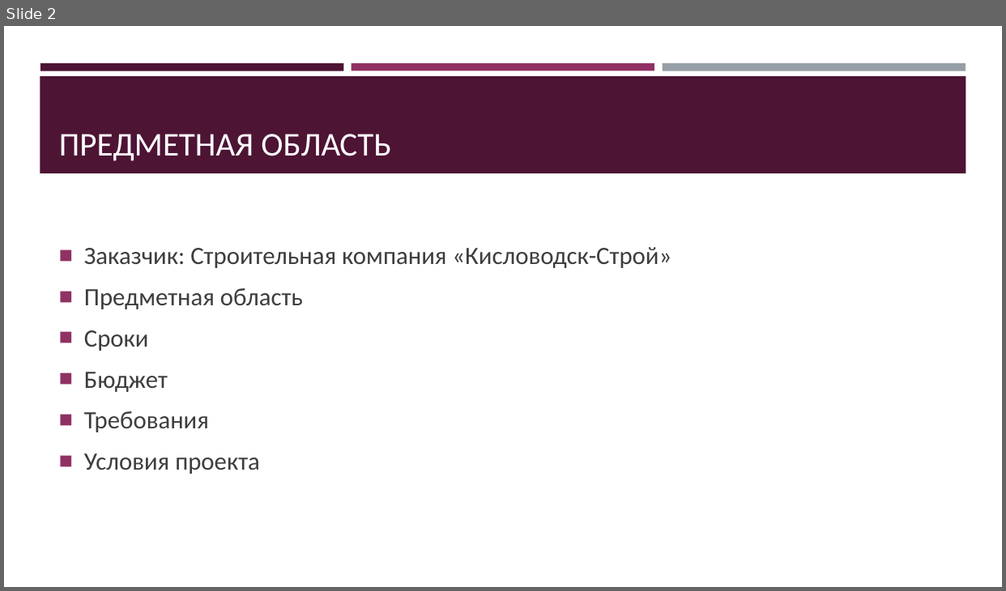
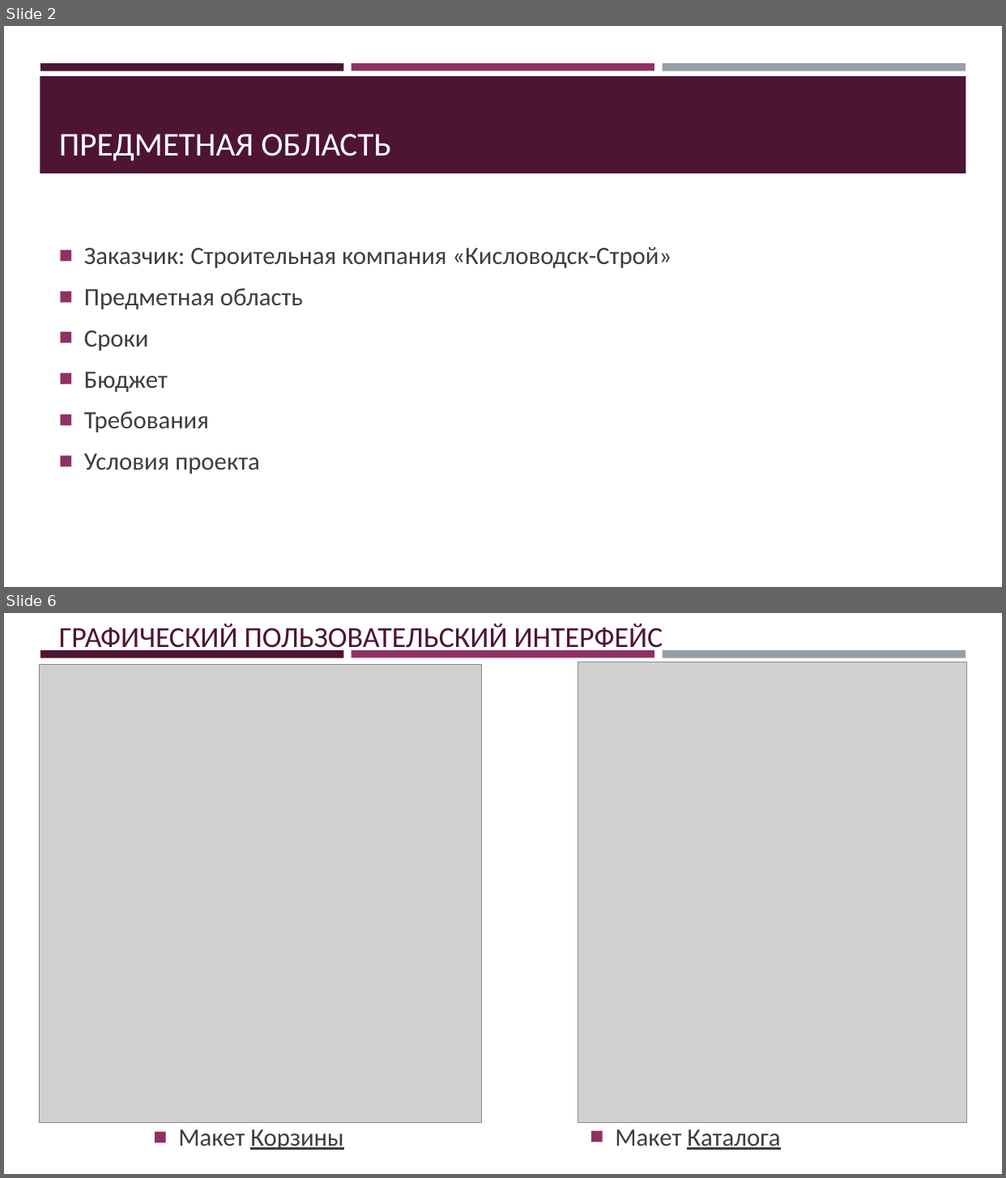
Before and after one commit to jecsonM/MDKmyWORKasAstudent, a slide deck: Сайт для компании «Кисловодск-строй».pptx. Shown one above the other, each under a label of ours: slide 2 before the commit, slides 2 and 6 after it; the slides between them are not shown. The pictures are 1006x591 and 1006x1178 pixels, drawn with LibreOffice and Linux fonts; fonts in the diff are those of the drawing; grey boxes stand for pictures. Boxes give left, top, right and bottom in pixels: in the first picture for what was removed or moved away, otherwise in the second. Text is boxed around its words. In the diff, an @@ line names an element or a change of style, - is before the commit and + after.

Commit message:
Продолжаю работу над презентацией. Добавил новые макеты, для презентации с увеличенными шрифтами. Немного подредактировал отчёты.

```diff
--- a/Сайт для компании «Кисловодск-строй».pptx
+++ b/Сайт для компании «Кисловодск-строй».pptx
@@ slide 6 added at [4, 613, 1002, 1174], background #FFFFFF; not listed: 4 template elements that a slide beside it also shows @@
@@ title added at [59, 624, 663, 655], 28 pt, text #4D1434 @@
+ГРАФИЧЕСКИЙ ПОЛЬЗОВАТЕЛЬСКИЙ ИНТЕРФЕЙС
@@ rectangle added at [39, 662, 967, 1159], fill #FFFFFF @@
@@ picture added at [39, 665, 482, 1122] @@
@@ picture added at [578, 662, 967, 1122] @@
@@ text added at [178, 1130, 343, 1150], 24 pt, text #3D3D3D, underline @@
+■ Макет Корзины
@@ text added at [615, 1130, 780, 1150], 24 pt, text #3D3D3D, underline @@
+■ Макет Каталога
```
Also in this commit, not shown: 4 other slides added, 8 other files.
